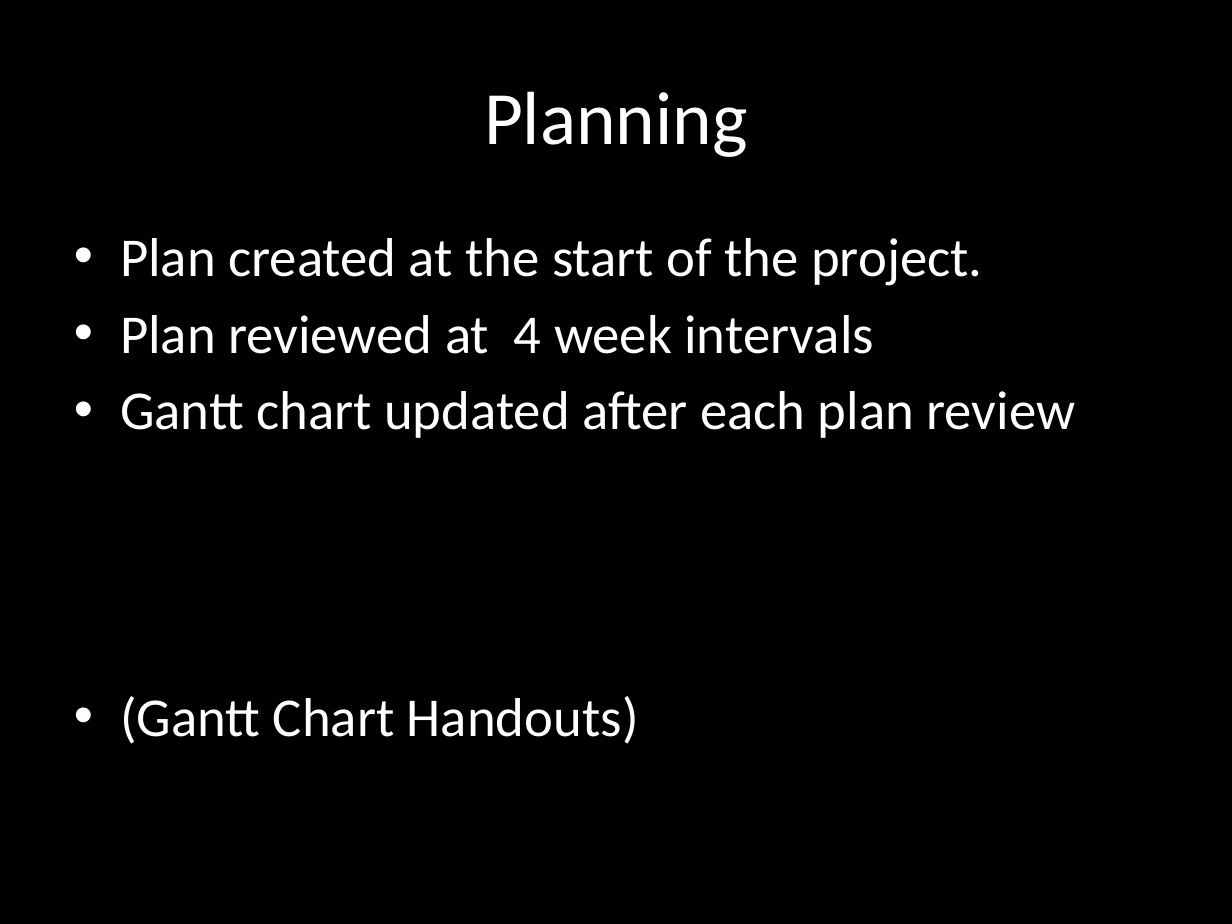
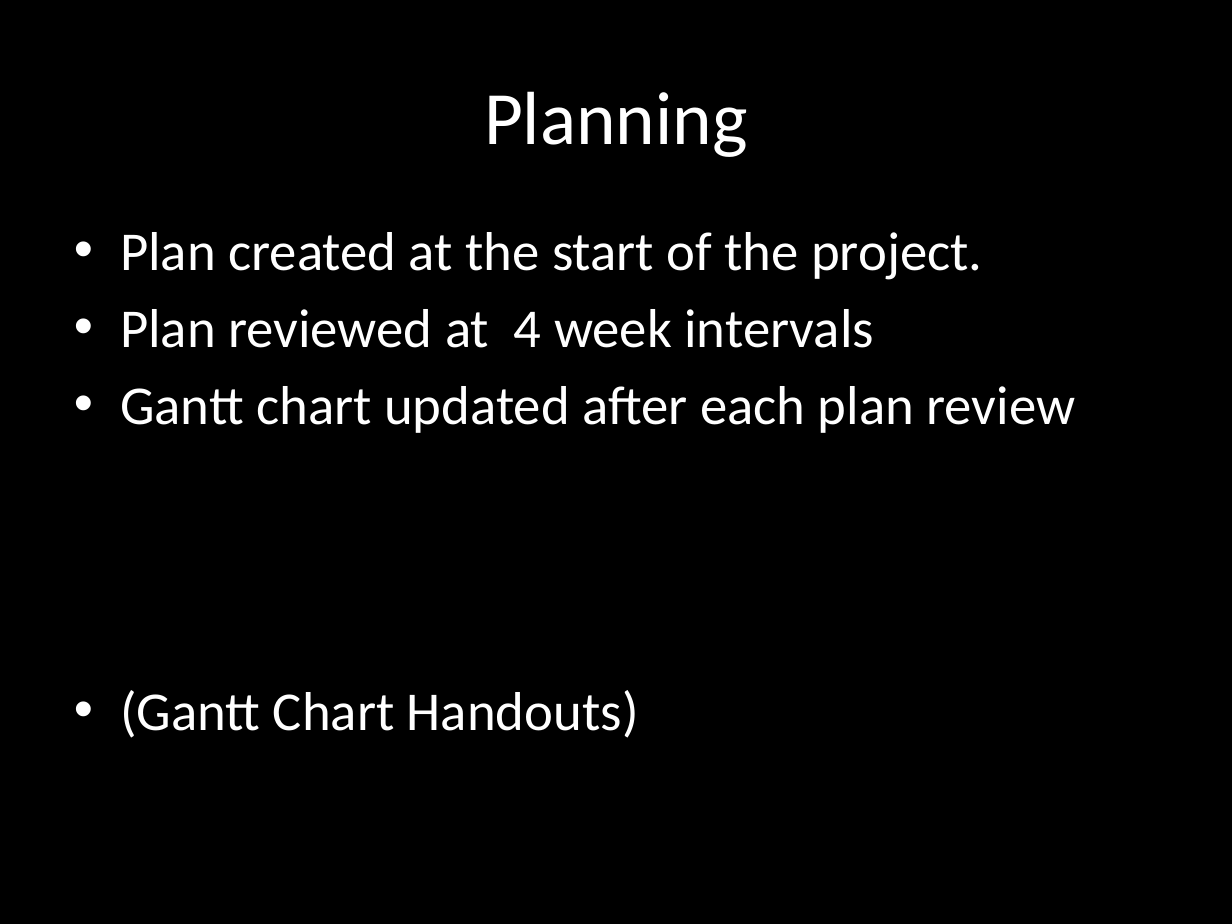
Before and after one commit to chrissorchard/malucrawl, a slide deck: slide 19 of doc/pres3/wk12-progress.pptx. Drawn at 1232x924 pixels with LibreOffice and Linux fonts; fonts in the diff are those of the drawing; background and template pictures are left out. Boxes give left, top, right and bottom in pixels: in the first picture for what was removed or moved away, otherwise in the second. Text is boxed around its words. In the diff, an @@ line names an element or a change of style, - is before the commit and + after.

```diff
--- a/doc/pres3/wk12-progress.pptx
+++ b/doc/pres3/wk12-progress.pptx
@@ text "Plan created at the start ...": place and size @@
-text "Plan created at the start ..." at [120,238,1075,744]
+text "Plan created at the start ..." at [120,232,1075,738]
```
Also in this commit, not shown: 3 other slides changed.
